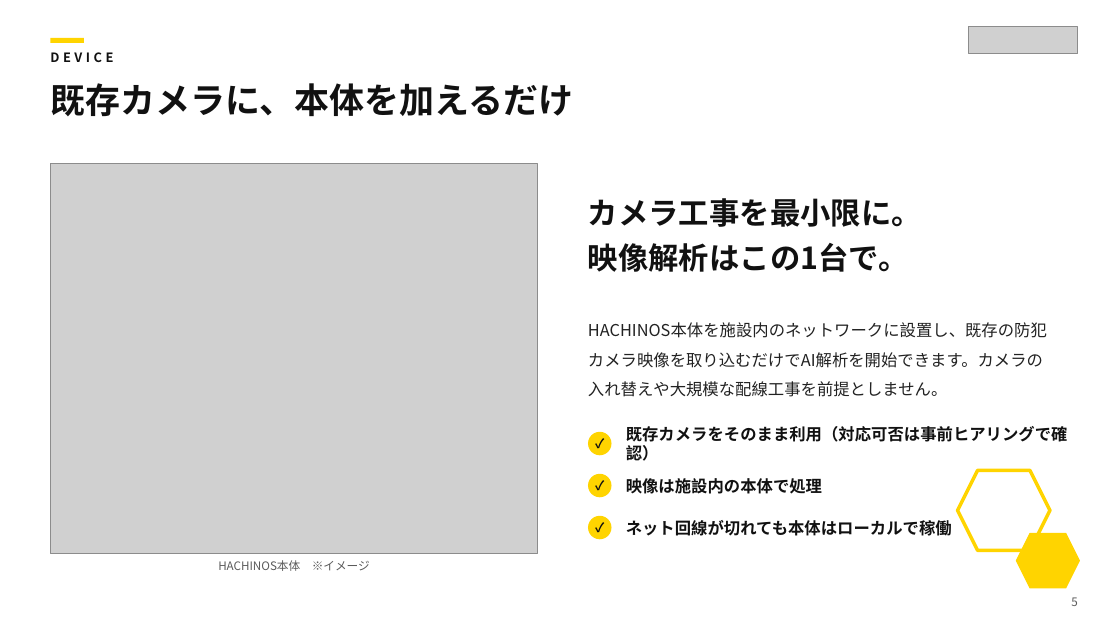
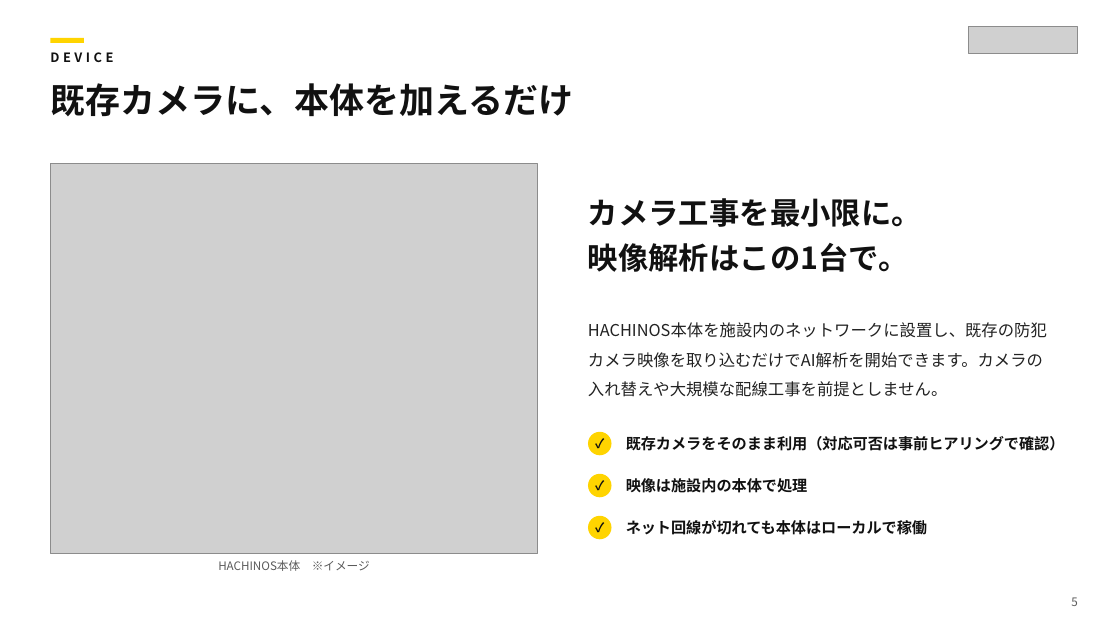
Before and after one commit to kuhara9898amb/AIInfinity, a slide deck: slide 5 of canva/hachinos/HACHINOS_presentation.pptx. Drawn at 1120x630 pixels with LibreOffice and Linux fonts; fonts in the diff are those of the drawing; grey boxes stand for pictures. Boxes give left, top, right and bottom in pixels: in the first picture for what was removed or moved away, otherwise in the second. Text is boxed around its words. In the diff, an @@ line names an element or a change of style, - is before the commit and + after.

```diff
--- a/canva/hachinos/HACHINOS_presentation.pptx
+++ b/canva/hachinos/HACHINOS_presentation.pptx
@@ hexagon removed at (x1=958, y1=471, x2=1050, y2=550) @@
@@ size 14 to 13 pt in 3 elements at (x1=626, y1=436, x2=1065, y2=451), (x1=626, y1=478, x2=808, y2=493), (x1=626, y1=520, x2=927, y2=535) @@
@@ hexagon removed at (x1=1017, y1=534, x2=1080, y2=588) @@
```
Also in this commit, not shown: 6 other slides changed, 1 other file.
